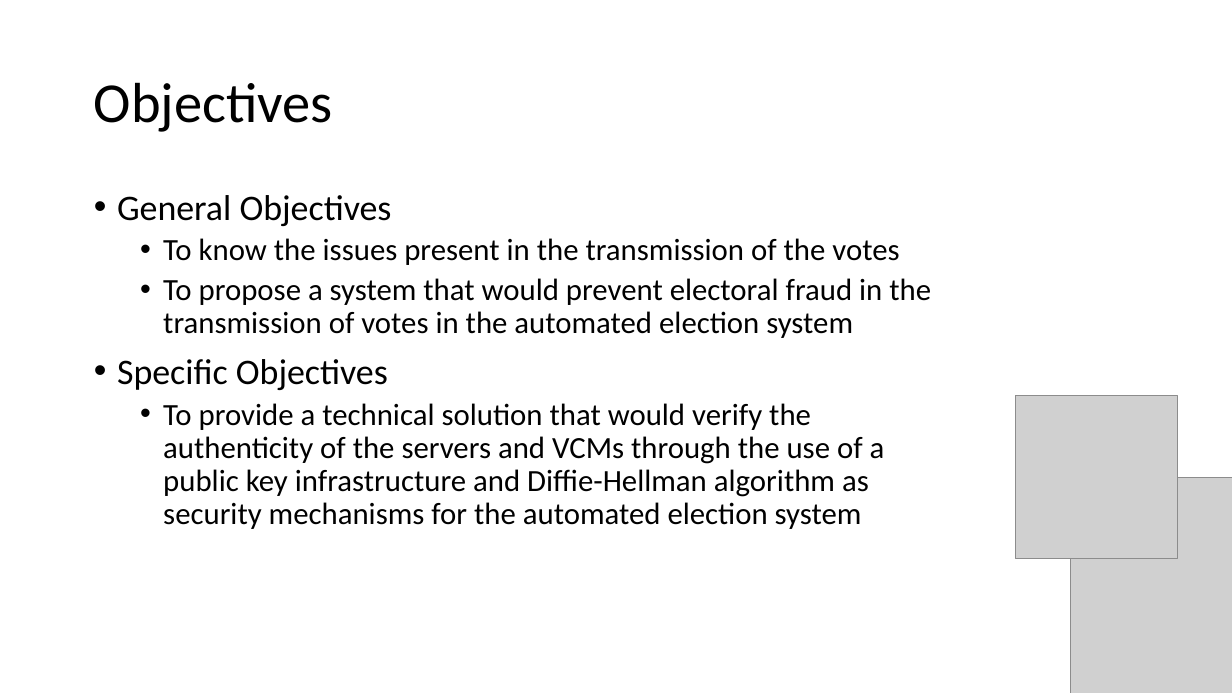
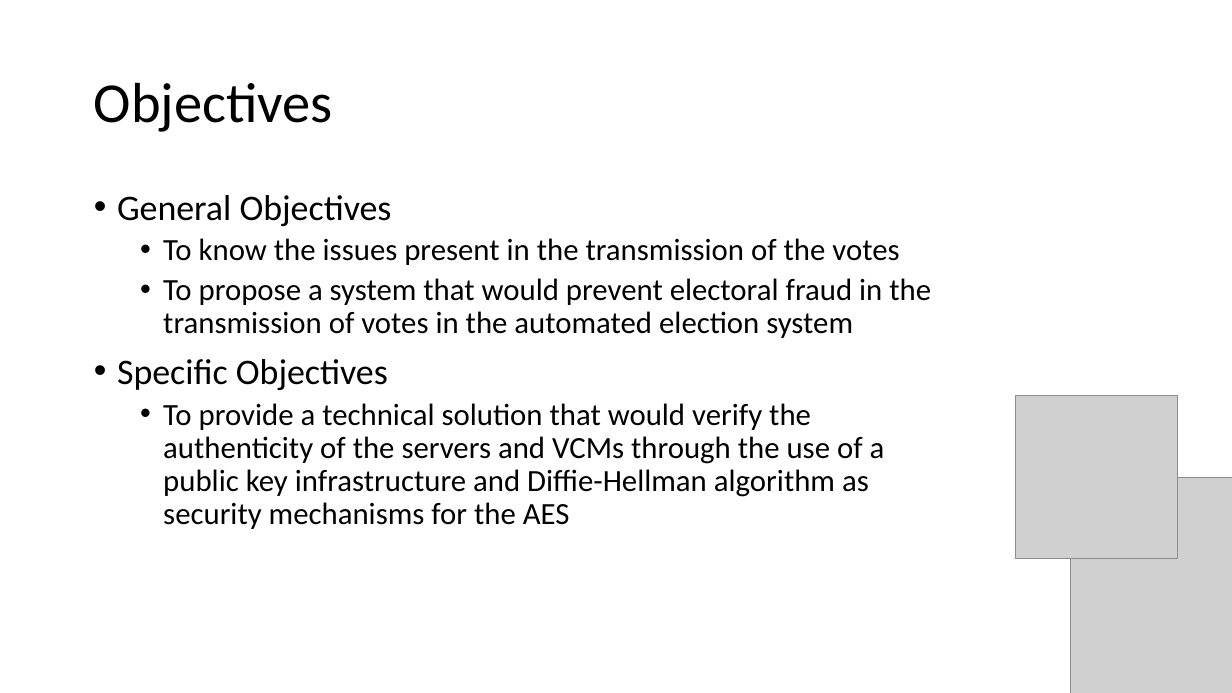
Before and after one commit to seans888/Project---Automate-Election, a slide deck: slide 5 of Documentation/Research Paper/CSPROJ Presentation.pptx. Drawn at 1232x693 pixels with LibreOffice and Linux fonts; fonts in the diff are those of the drawing; grey boxes stand for pictures. Boxes give left, top, right and bottom in pixels: in the first picture for what was removed or moved away, otherwise in the second. Text is boxed around its words. In the diff, an @@ line names an element or a change of style, - is before the commit and + after.

```diff
--- a/Documentation/Research Paper/CSPROJ Presentation.pptx
+++ b/Documentation/Research Paper/CSPROJ Presentation.pptx
@@ text at [163,403,885,529]: text changed @@
-  • To provide a technical solution that would verify the authenticity of the servers and VCMs through the use of a public key infrastructure and Diffie-Hellman algorithm as security mechanisms for the automated election system
+  • To provide a technical solution that would verify the authenticity of the servers and VCMs through the use of a public key infrastructure and Diffie-Hellman algorithm as security mechanisms for the AES
```
Also in this commit, not shown: 1 other file.
